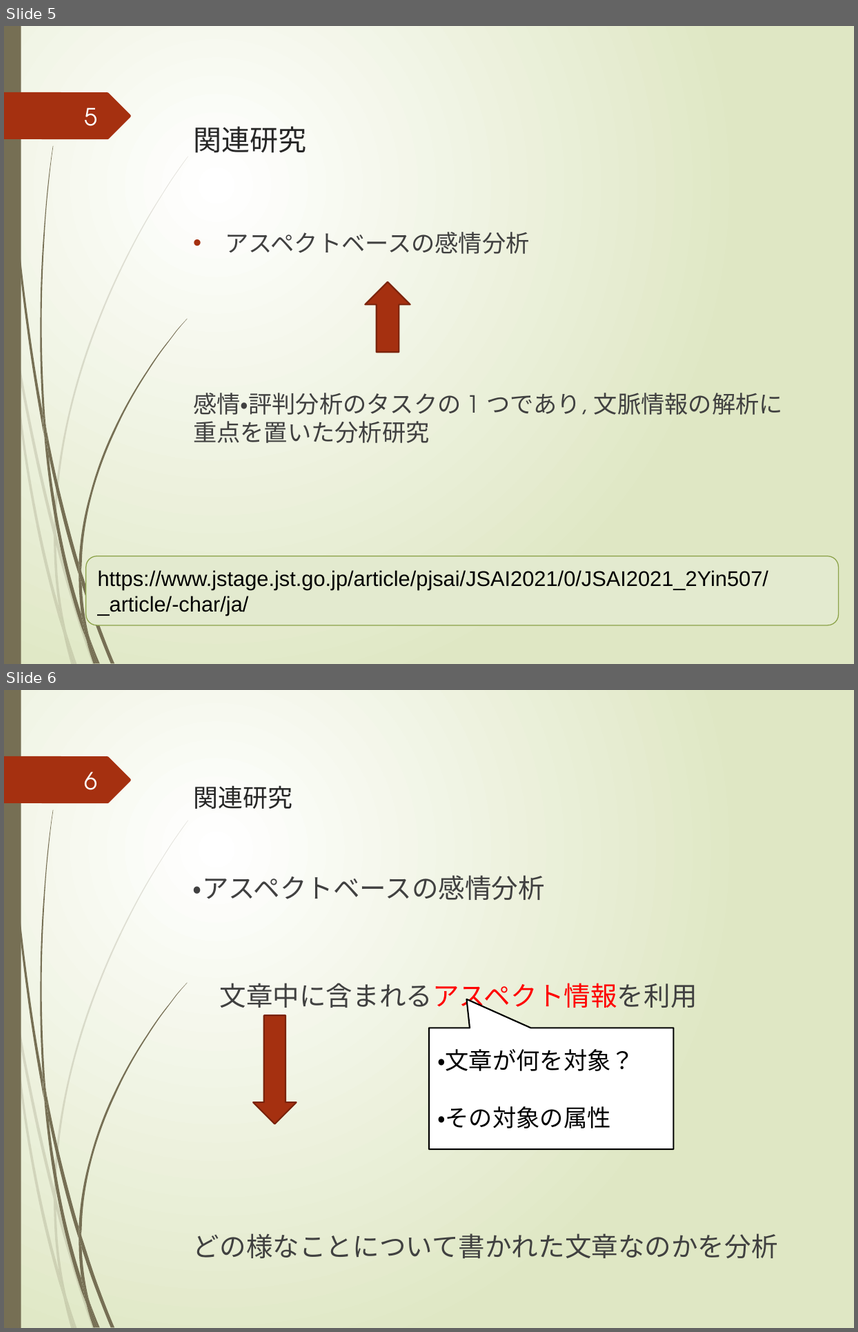
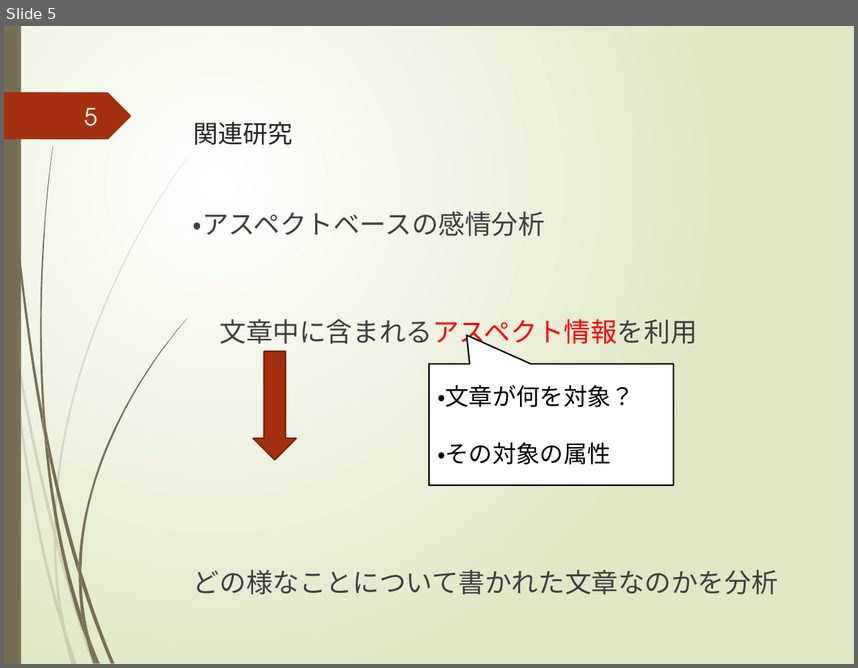
Before and after one commit to yuuki-kusumoto/kusumoto, a slide deck: 2021_prsn_2nd/後期研究発表会.pptx. Shown one above the other, each under a label of ours: slides 5 and 6 before the commit, slide 5 after it. The pictures are 858x1332 and 858x668 pixels, drawn with LibreOffice and Linux fonts; fonts in the diff are those of the drawing. Boxes give left, top, right and bottom in pixels: in the first picture for what was removed or moved away, otherwise in the second. Text is boxed around its words. In the diff, an @@ line names an element or a change of style, - is before the commit and + after.

```diff
--- a/2021_prsn_2nd/後期研究発表会.pptx
+++ b/2021_prsn_2nd/後期研究発表会.pptx
@@ slide 5 removed at (4, 26, 854, 664), background gradient #FFFFFF to #DFE8C4; not listed: 24 template elements that a slide beside it also shows @@
@@ page number removed at (84, 107, 97, 126) @@
-5
@@ title removed at (193, 126, 306, 153) @@
-関連研究
@@ text removed at (193, 232, 783, 443) @@
-• アスペクトベースの感情分析
-感情・評判分析のタスクの 1 つであり, 文脈情報の解析に重点を置いた分析研究
@@ down arrow removed at (366, 282, 410, 352) @@
@@ rounded rectangle removed at (85, 556, 838, 624) @@
-https://www.jstage.jst.go.jp/article/pjsai/JSAI2021/0/JSAI2021_2Yin507/_article/-char/ja/
@@ what was slide 6 is now slide 5 @@
@@ page number at (84, 107, 97, 126): text changed @@
-6
+5
```
Also in this commit, not shown: 13 slides changed, 5 slides added, 1 other slide removed.
